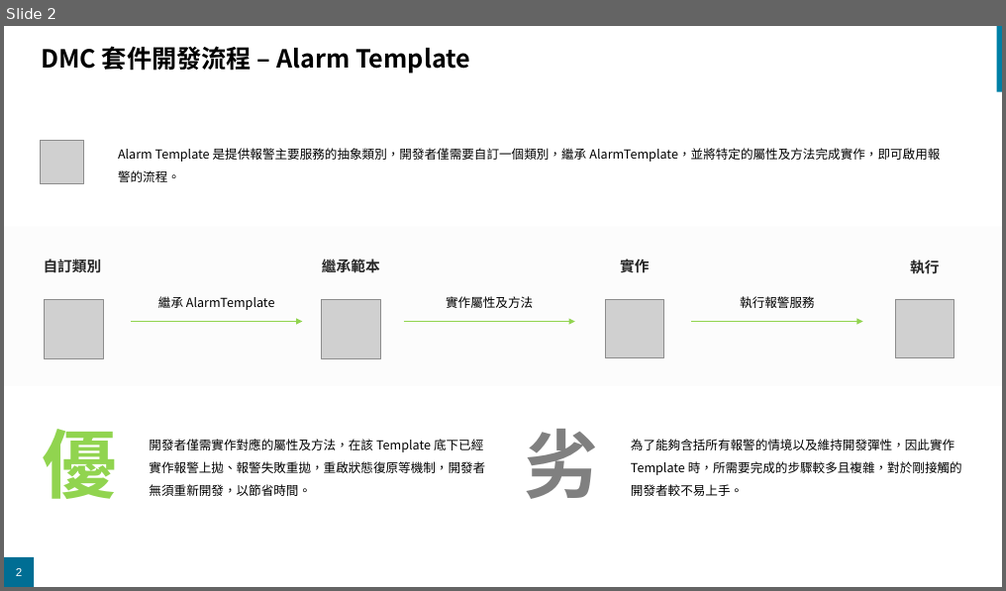
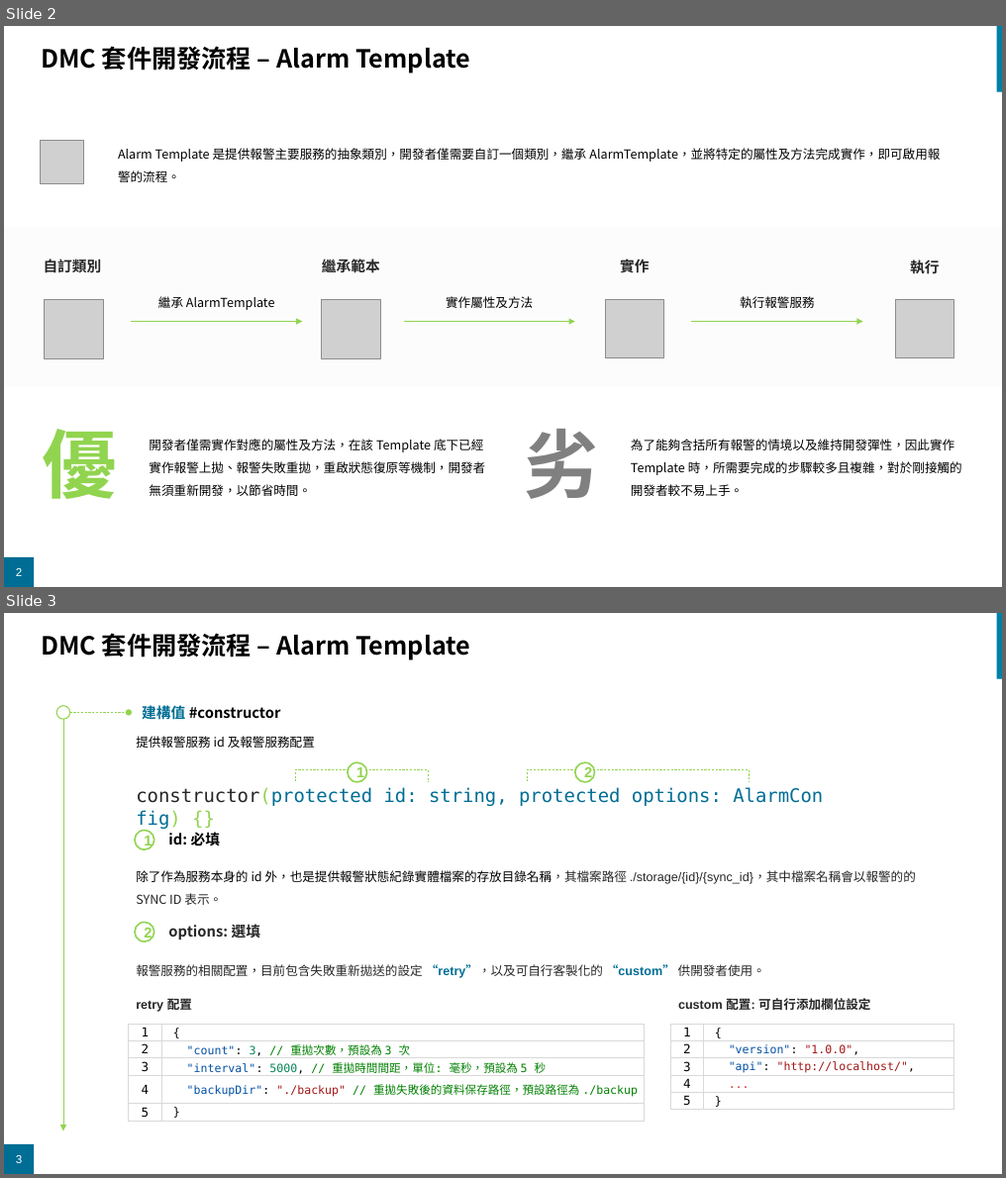
Before and after one commit to SteveLin100132/dmc, a slide deck: docs/architecture.pptx. Shown one above the other, each under a label of ours: slide 2 before the commit, slides 2 and 3 after it. The pictures are 1006x591 and 1006x1178 pixels, drawn with LibreOffice and Linux fonts; fonts in the diff are those of the drawing; grey boxes stand for pictures; background and template pictures are left out. Boxes give left, top, right and bottom in pixels: in the first picture for what was removed or moved away, otherwise in the second. Text is boxed around its words. In the diff, an @@ line names an element or a change of style, - is before the commit and + after.

```diff
--- a/docs/architecture.pptx
+++ b/docs/architecture.pptx
@@ slide 3 added at (x1=4, y1=613, x2=1002, y2=1174), background #FFFFFF; not listed: 3 template elements that a slide beside it also shows @@
@@ title added at (x1=41, y1=633, x2=470, y2=661), 24 pt, text #000000, bold @@
+DMC 套件開發流程 – Alarm Template
@@ ellipse added at (x1=56, y1=706, x2=70, y2=719), fill #FFFFFF, outline #91D44F 1 pt @@
@@ arrow added from (63, 719) to (63, 1131), #91D44F 0.5 pt @@
@@ arrow added from (70, 713) to (129, 713), #91D44F 0.5 pt dashed @@
@@ text added at (x1=142, y1=703, x2=281, y2=722), 14 pt, text #000000, bold @@
+建構值 #constructor
@@ text added at (x1=136, y1=736, x2=315, y2=748), 12 pt, text #000000 @@
+提供報警服務 id 及報警服務配置
@@ text added at (x1=136, y1=787, x2=722, y2=806), 18 pt, text #006E94 @@
+constructor(protected id: string, protected options: AlarmConfig) {}
@@ elbow line added from (295, 781) to (428, 782), #91D44F 0.5 pt dashed @@
@@ ellipse added at (x1=348, y1=762, x2=367, y2=782), fill #FFFFFF, outline #91D44F 1.5 pt, 14 pt, text #91D44F, bold @@
+1
@@ elbow line added from (528, 781) to (748, 782), #91D44F 0.5 pt dashed @@
@@ ellipse added at (x1=575, y1=762, x2=595, y2=782), fill #FFFFFF, outline #91D44F 1.5 pt, 14 pt, text #91D44F, bold @@
+2
@@ ellipse added at (x1=135, y1=830, x2=154, y2=850), fill #FFFFFF, outline #91D44F 1.5 pt, 14 pt, text #91D44F, bold @@
+1
@@ text added at (x1=168, y1=832, x2=220, y2=846), 14 pt, text #000000, bold @@
+id: 必填
@@ text added at (x1=136, y1=870, x2=916, y2=905), 12 pt, text #262626 @@
+除了作為服務本身的 id 外，也是提供報警狀態紀錄實體檔案的存放目錄名稱，其檔案路徑 ./storage/{id}/{sync_id}，其中檔案名稱會以報警的的 SYNC ID 表示。
@@ ellipse added at (x1=135, y1=922, x2=154, y2=942), fill #FFFFFF, outline #91D44F 1.5 pt, 14 pt, text #91D44F, bold @@
+2
@@ text added at (x1=168, y1=923, x2=260, y2=942), 14 pt, text #262626, bold @@
+options: 選填
@@ text added at (x1=136, y1=964, x2=765, y2=978), 12 pt, text #262626 @@
+報警服務的相關配置，目前包含失敗重新拋送的設定 “retry”，以及可自行客製化的 “custom” 供開發者使用。
@@ text added at (x1=136, y1=995, x2=192, y2=1012), 12 pt, text #262626, bold @@
+retry 配置
@@ text added at (x1=678, y1=998, x2=870, y2=1010), 12 pt, text #262626, bold @@
+custom 配置: 可自行添加欄位設定
@@ table added at (x1=129, y1=1024, x2=645, y2=1122), 5 rows, 2 columns @@
+1 | {
+2 | "count": 3, // 重拋次數，預設為 3 次
+3 | "interval": 5000, // 重拋時間間距，單位: 毫秒，預設為 5 秒
+4 | "backupDir": "./backup" // 重拋失敗後的資料保存路徑，預設路徑為 ./backup
+5 | }
@@ table added at (x1=671, y1=1024, x2=954, y2=1110), 5 rows, 2 columns @@
+1 | {
+2 | "version": "1.0.0",
+3 | "api": "http://localhost/",
+4 | ...
+5 | }
```
Also in this commit, not shown: 10 slides changed, 6 other slides added.
